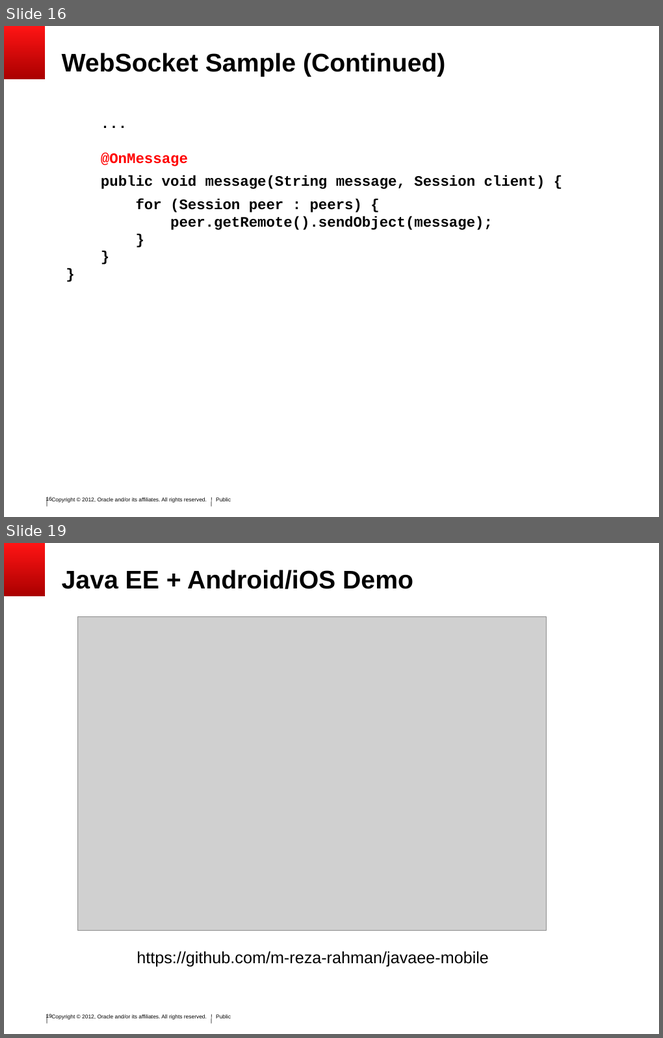
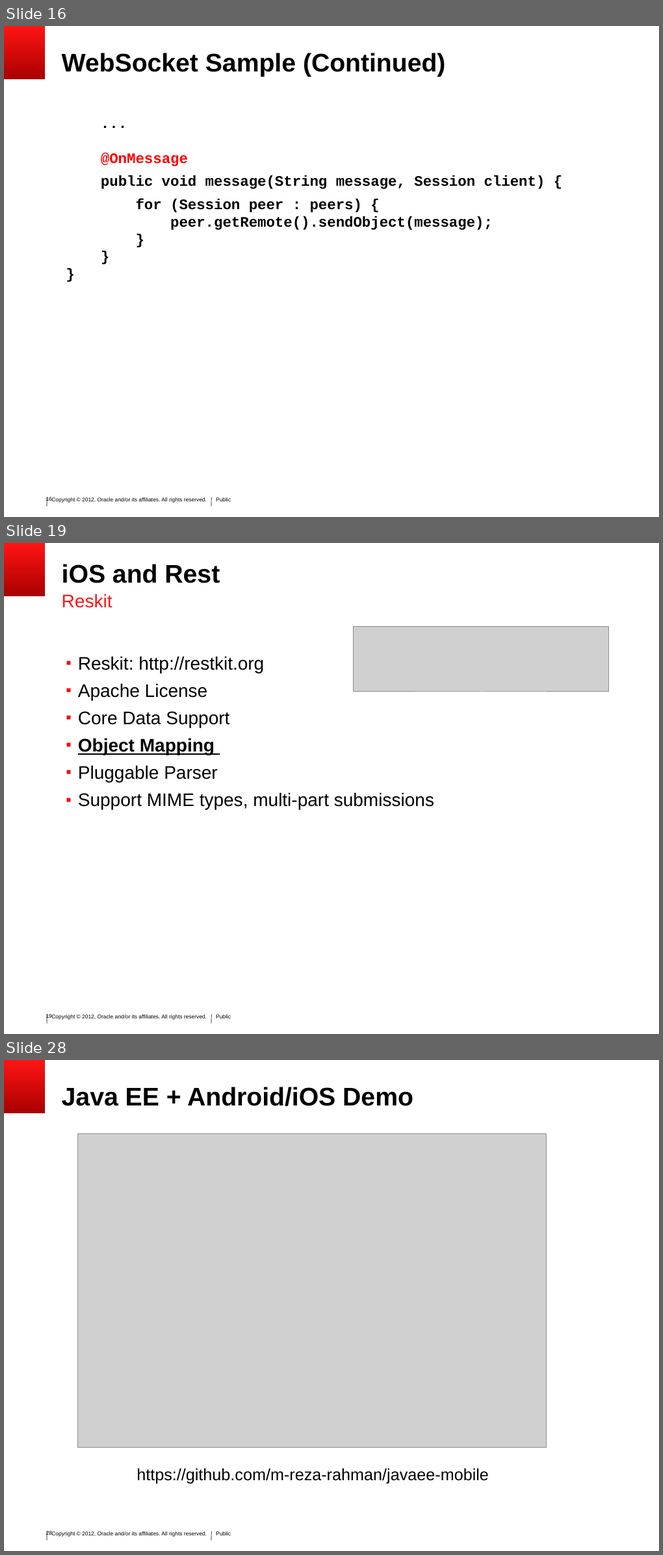
Before and after one commit to SoryBalde/javaee-mobile, a slide deck: javaee_mobile.ppt. Shown one above the other, each under a label of ours: slides 16 and 19 before the commit, slides 16, 19 and 28 after it; the slides between them are not shown. The pictures are 663x1038 and 663x1555 pixels, drawn with LibreOffice and Linux fonts; fonts in the diff are those of the drawing; grey boxes stand for pictures; background and template pictures are left out. Boxes give left, top, right and bottom in pixels: in the first picture for what was removed or moved away, otherwise in the second. Text is boxed around its words. In the diff, an @@ line names an element or a change of style, - is before the commit and + after.

```diff
--- a/javaee_mobile.ppt
+++ b/javaee_mobile.ppt
@@ slide 19 added at (4,543,659,1034), background #FFFFFF; not listed: 6 template elements that a slide beside it also shows @@
@@ title added at (62,564,220,583), 28 pt, text #000000, bold @@
+iOS and Rest
@@ text added at (62,594,113,608), 20 pt, text #FF1414 @@
+Reskit
@@ picture added at (353,626,608,692) @@
@@ text added at (78,656,434,810), 20 pt, text #000000 @@
+▪ Reskit: http://restkit.org
+▪ Apache License
+▪ Core Data Support
+▪ Object Mapping
+▪ Pluggable Parser
+▪ Support MIME types, multi-part submissions
@@ what was slide 19 is now slide 28 @@
@@ page number at (46,1531,52,1536): text changed @@
-19
+28
```
Also in this commit, not shown: 11 other slides added, 2 slides removed.
